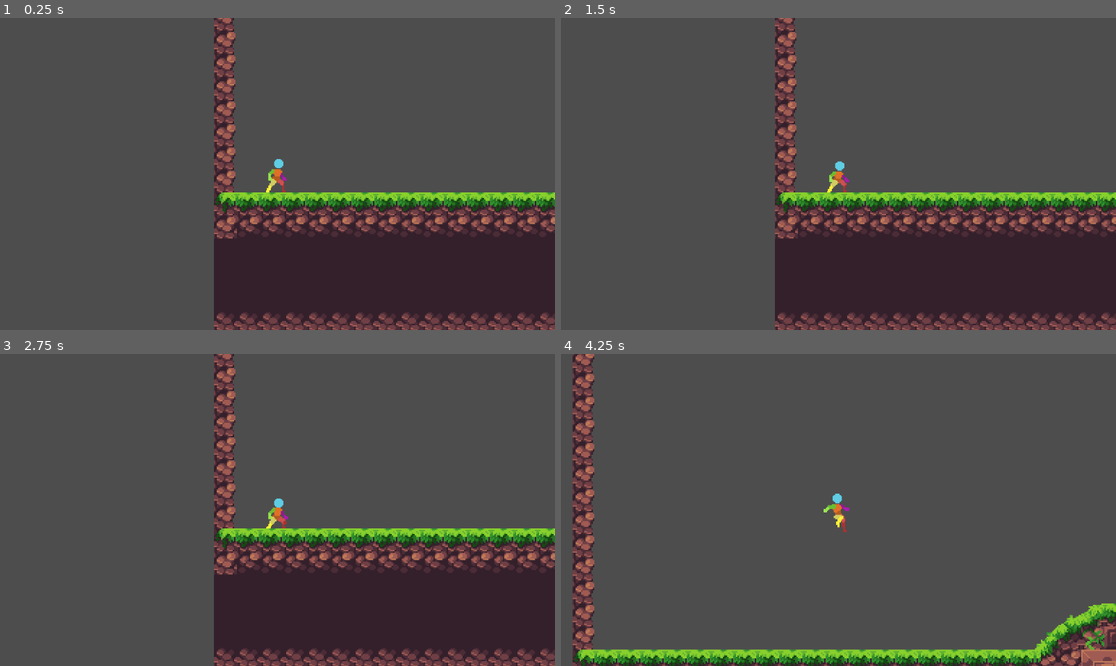
Above: before the commit, frames 1-4 (two rows, left to right).
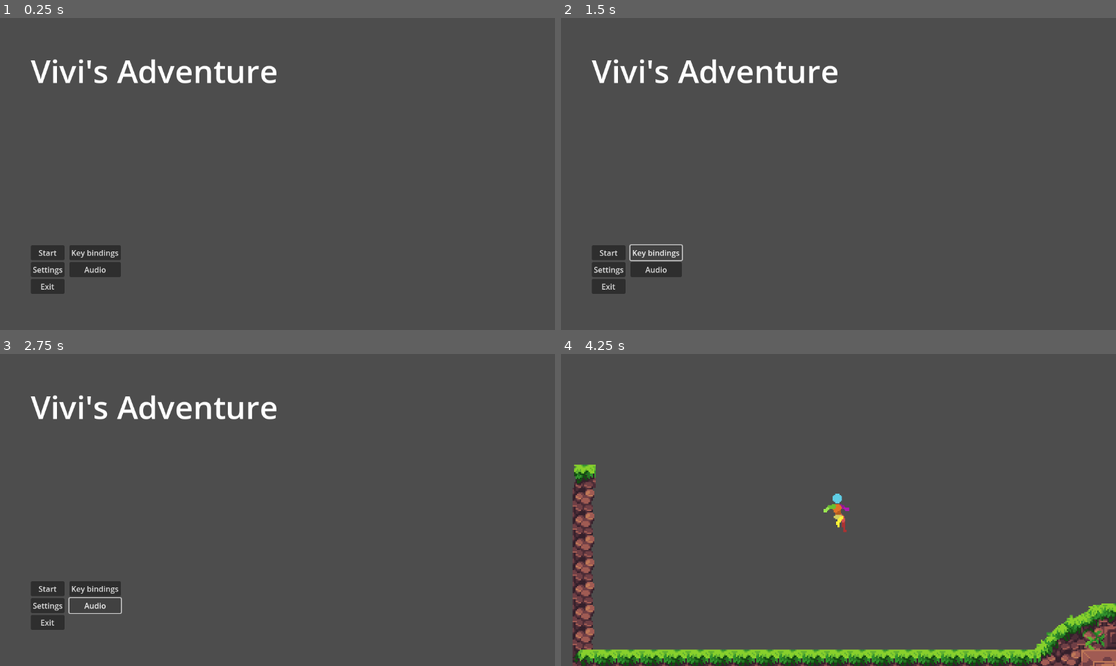
Above: after the commit, the same moments.

Repository: Zonnap/VivisAdventure
Game: Godot game, scene res://UI/MainMenu/main_menu.tscn
Same seed, same stepped clock (60 frames per second), same inputs: the game is played once before the commit and once after it. Before the commit the project starts from res://levels/PlayerTestingLevel.tscn.
Inputs (mouse positions are in pixels of both pictures, inside the frame that each line leads up to):
- Up to frame 1 (0.25 s): no input
- Up to frame 2 (1.5 s): click (610, 270) at 0.5 s, where only the run after the commit has a clickable "Settings"; click (655, 252) at 1.25 s, where only the run after the commit has a clickable "Key bindings"
- Up to frame 3 (2.75 s): click (94, 606) at 2 s, where only the run after the commit has a clickable "Audio"
- Up to frame 4 (4.25 s): click (610, 588) at 2.75 s, where only the run after the commit has a clickable "Start"; tap Enter at 3.5 s; hold D (move_right) from 3.53 s (still down); tap Space (jump) at 3.77 s

The runs differ from the first frame. In frame 1, 32% of the frame differs, in the area x 5-100%, y 0-100%; in frame 2, 32%; in frame 3, 31%; in frame 4, 1.5%.

Commit message:
Added Main menu

Diff:
--- a/Vivis/Player/Scripts/PlayerChracter.gd
+++ b/Vivis/Player/Scripts/PlayerChracter.gd
@@ -4,18 +4,17 @@
 const SPEED = 200.0
 const JUMP_VELOCITY = -400.0
 var extraJump = 1
-
-# Get the gravity from the project settings to be synced with RigidBody nodes.
-var gravity = ProjectSettings.get_setting("physics/2d/default_gravity")
-
+var gravity = ProjectSettings.get_setting("physics/2d/default_gravity") # Get the gravity from the project settings to be synced with RigidBody nodes.
 @onready var anim = get_node("AnimationPlayer")
 
 func _physics_process(delta):
 
-	# Add the gravity.
+	# -------------------------------------------------------- # Add the gravity.
+
 	if not is_on_floor():
 		velocity.y += gravity * delta
 
+	# -------------------------------------------------------- X
 	# -------------------------------------------------------- Handle Jump.
 
 	if Input.is_action_just_pressed("jump") && extraJump >= 1:
@@ -35,8 +34,8 @@
 
 	# -------------------------------------------------------- X
 	# -------------------------------------------------------- Movement
+
 	# Get the input direction and handle the movement/deceleration.
-	# As good practice, you should replace UI actions with custom gameplay actions.
 	var direction = Input.get_axis("move_left", "move_right")
 
 	if direction == -1:
--- /dev/null
+++ b/Vivis/UI/MainMenu/main_menu.gd
@@ -0,0 +1,19 @@
+extends Control
+
+
+# Called when the node enters the scene tree for the first time.
+func _ready():
+	pass # Replace with function body.
+
+func _on_StartButton_pressed():
+	get_tree().change_scene_to_file("res://levels/PlayerTestingLevel.tscn")
+
+
+func _on_settings_pressed():
+#	var settings = load("res://UI/MainMenu/settings_menu.tscn").instance()
+#	get_tree().current_scene.add_child(settings)
+	pass
+
+
+func _on_exit_pressed():
+	get_tree().quit()
--- /dev/null
+++ b/Vivis/UI/MainMenu/main_menu.tscn
@@ -0,0 +1,68 @@
+[gd_scene load_steps=2 format=3 uid="uid://dw0i0x08vi47j"]
+
+[ext_resource type="Script" path="res://UI/MainMenu/main_menu.gd" id="1_rt0di"]
+
+[node name="MainMenu" type="Control"]
+layout_mode = 3
+anchors_preset = 15
+anchor_right = 1.0
+anchor_bottom = 1.0
+grow_horizontal = 2
+grow_vertical = 2
+script = ExtResource("1_rt0di")
+
+[node name="Title" type="Label" parent="."]
+layout_mode = 0
+offset_left = 64.0
+offset_top = 64.0
+offset_right = 189.0
+offset_bottom = 90.0
+theme_override_font_sizes/font_size = 66
+text = "Vivi's Adventure"
+
+[node name="VBoxContainer" type="VBoxContainer" parent="."]
+texture_filter = 1
+layout_mode = 1
+anchors_preset = 2
+anchor_top = 1.0
+anchor_bottom = 1.0
+offset_left = 64.0
+offset_top = -176.0
+offset_right = 134.0
+offset_bottom = -75.0
+grow_vertical = 0
+alignment = 1
+
+[node name="Start" type="Button" parent="VBoxContainer"]
+layout_mode = 2
+size_flags_vertical = 3
+text = "Start
+"
+
+[node name="Settings" type="Button" parent="VBoxContainer"]
+layout_mode = 2
+text = "Settings
+"
+
+[node name="VBoxContainer" type="VBoxContainer" parent="VBoxContainer/Settings"]
+layout_mode = 0
+offset_left = 80.0
+offset_top = -35.0
+offset_right = 187.0
+offset_bottom = 31.0
+
+[node name="Key Bindings" type="Button" parent="VBoxContainer/Settings/VBoxContainer"]
+layout_mode = 2
+text = "Key bindings"
+
+[node name="Audio" type="Button" parent="VBoxContainer/Settings/VBoxContainer"]
+layout_mode = 2
+text = "Audio"
+
+[node name="Exit" type="Button" parent="VBoxContainer"]
+layout_mode = 2
+text = "Exit"
+
+[connection signal="pressed" from="VBoxContainer/Start" to="." method="_on_StartButton_pressed"]
+[connection signal="pressed" from="VBoxContainer/Settings" to="." method="_on_settings_pressed"]
+[connection signal="pressed" from="VBoxContainer/Exit" to="." method="_on_exit_pressed"]
--- /dev/null
+++ b/Vivis/UI/MainMenu/settings_menu.tscn
@@ -0,0 +1,33 @@
+[gd_scene format=3 uid="uid://b8h0407emwy65"]
+
+[node name="Settings" type="Control"]
+layout_mode = 3
+anchors_preset = 15
+anchor_right = 1.0
+anchor_bottom = 1.0
+grow_horizontal = 2
+grow_vertical = 2
+
+[node name="VBoxContainer" type="VBoxContainer" parent="."]
+layout_mode = 1
+anchors_preset = 2
+anchor_top = 1.0
+anchor_bottom = 1.0
+offset_left = 16.0
+offset_top = -64.0
+offset_right = 56.0
+offset_bottom = -24.0
+grow_vertical = 0
+
+[node name="Key Bindings" type="Button" parent="VBoxContainer"]
+layout_mode = 2
+text = "Key Bindings"
+
+[node name="Audio" type="Button" parent="VBoxContainer"]
+layout_mode = 2
+text = "Audio"
+
+[node name="Back" type="Button" parent="VBoxContainer"]
+layout_mode = 2
+text = "Back
+"
--- a/Vivis/levels/PlayerTestingLevel.tscn
+++ b/Vivis/levels/PlayerTestingLevel.tscn
@@ -1284,7 +1284,7 @@
 rotation = 0.000142727
 tile_set = SubResource("TileSet_y0rgx")
 format = 2
-layer_0/tile_data = PackedInt32Array(1441792, 327680, 2, 137 …(85 unchanged characters)…  327680, 2, 1048576, 327680, 2, 983040, 327680, 2, 917504, 327680, 2, 851968, 327680, 2, 786432, 327680, 2, 720896, 327680, 2, 655360, 327680, 2, 589824, 327680, 2, 524288, 327680, 2, 458752, 327680, 2, 393216, 327680, 2, 327680, 327680, 2, 262144, 327680, 2, 196608, 327680, 2, 131072, 327680, 2, 65536, 327680, 2, 0, 327680, 2, 1507328, 262144, 1, 1507329, 196608, 0 …(4221 unchanged characters)…
+layer_0/tile_data = PackedInt32Array(1441792, 327680, 2, 137 …(85 unchanged characters)…  327680, 2, 1048576, 327680, 2, 983040, 65536, 1, 1507328, 262144, 1, 1507329, 196608, 0 …(4221 unchanged characters)…
 metadata/_edit_lock_ = true
 
 [node name="PlayerChracter" parent="." instance=ExtResource("2_j6t1h")]
--- a/Vivis/project.godot
+++ b/Vivis/project.godot
@@ -11,7 +11,7 @@
 [application]
 
 config/name="Vivis Adventure"
-run/main_scene="res://levels/PlayerTestingLevel.tscn"
+run/main_scene="res://UI/MainMenu/main_menu.tscn"
 config/features=PackedStringArray("4.1", "Forward Plus")
 config/icon="res://icon.svg"
 
